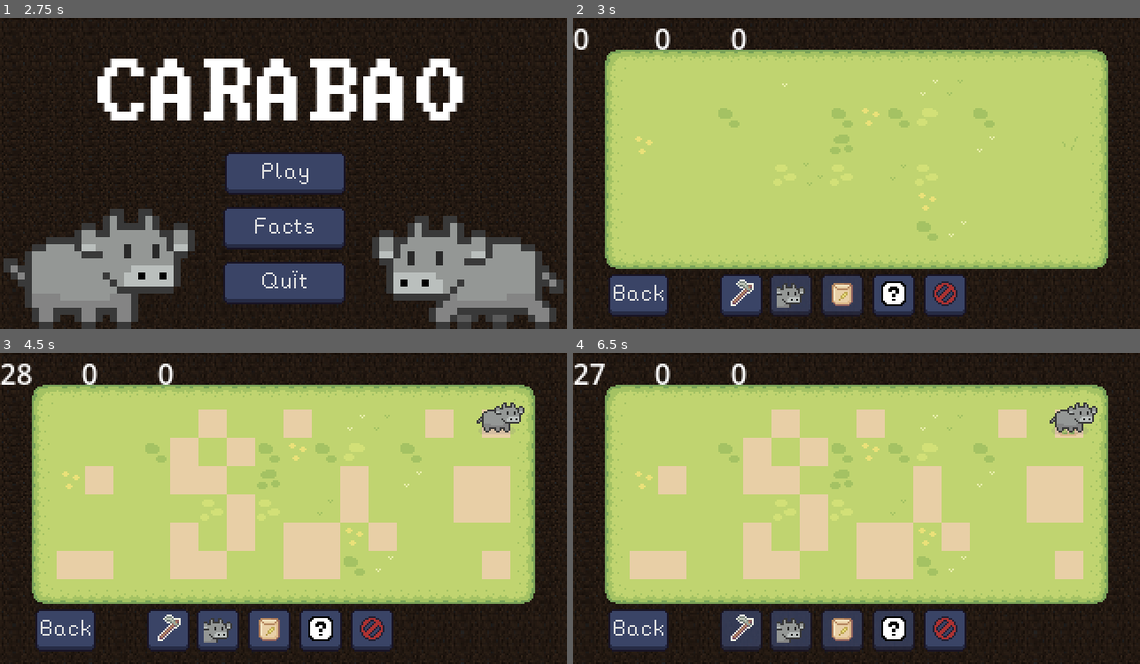
Above: before the commit, frames 1-4 (two rows, left to right).
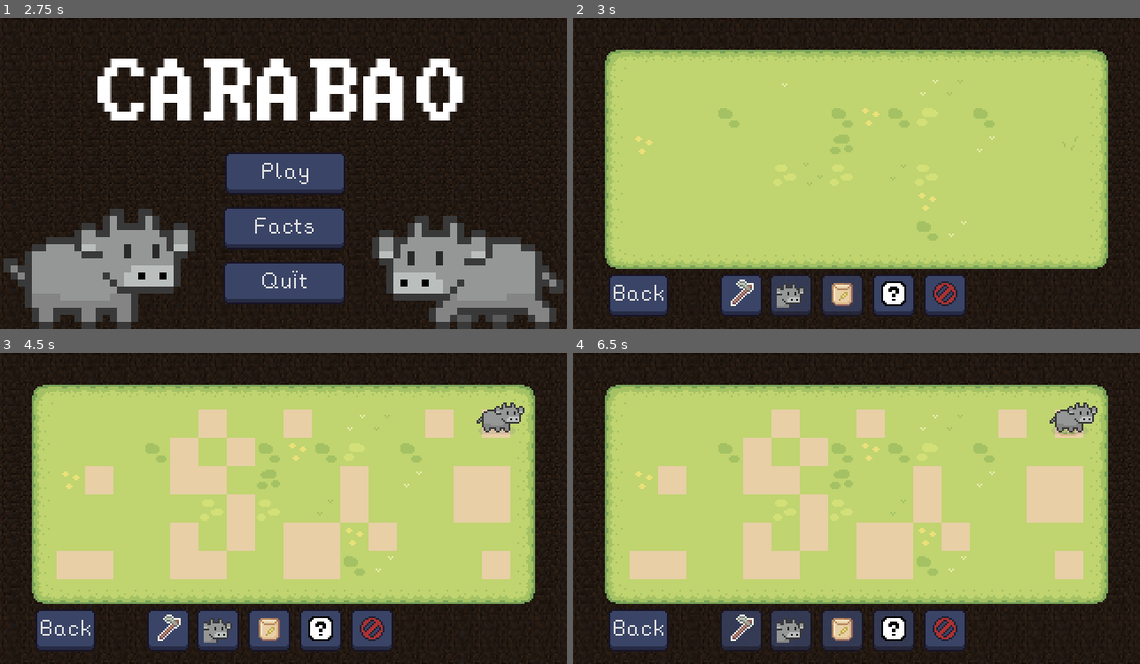
Above: after the commit, the same moments.

Repository: naixsu/CARABAO
Game: Godot game, scene res://Scenes/Menu.tscn
Same seed, same stepped clock (60 frames per second), same inputs: the game is played once before the commit and once after it.
Inputs (mouse positions are in pixels of both pictures, inside the frame that each line leads up to):
- Up to frame 1 (2.75 s): click "Facts" at 0.5 s; click (124, 67) at 1.25 s; click "Menu" at 2 s
- Up to frame 2 (3 s): click "Play" at 2.75 s
- Up to frame 3 (4.5 s): click (170, 629) at 3.5 s; click (323, 629) at 4.25 s
- Up to frame 4 (6.5 s): click (788, 629) at 5 s; click (845, 629) at 5.75 s

Frame 1 is identical in both runs. In frame 2, 0.4% of the frame differs, in the area x 0-31%, y 3-11%; in frame 3, 0.5%; in frame 4, 0.4%.

Commit message:
Carabao sounds

Diff:
--- a/Scenes/AudioManager.tscn
+++ b/Scenes/AudioManager.tscn
@@ -12,6 +12,14 @@
 [ext_resource type="AudioStream" uid="uid://d70r66bd677x" path="res://Assets/Audio/plant1.ogg" id="7_6d2pi"]
 [ext_resource type="AudioStream" uid="uid://ry2nwgfvykc3" path="res://Assets/Audio/plant2.ogg" id="8_acyf2"]
 [ext_resource type="AudioStream" uid="uid://di6xm7gvf4qwk" path="res://Assets/Audio/plant3.ogg" id="9_md7cm"]
+[ext_resource type="AudioStream" uid="uid://dfjx8iq4kmfxe" path="res://Assets/Audio/cow1.ogg" id="13_lpmrj"]
+[ext_resource type="AudioStream" uid="uid://bwlght5g1tytg" path="res://Assets/Audio/cow2.ogg" id="14_w2ssw"]
+[ext_resource type="AudioStream" uid="uid://b1mwm10pfbbhw" path="res://Assets/Audio/cow3.ogg" id="15_nkgyw"]
+[ext_resource type="AudioStream" uid="uid://5bkjct01v8qi" path="res://Assets/Audio/cow4.ogg" id="16_o3flh"]
+[ext_resource type="AudioStream" uid="uid://dm6tk8vhye3a2" path="res://Assets/Audio/step1.ogg" id="17_fkhgj"]
+[ext_resource type="AudioStream" uid="uid://dm6bem51diitm" path="res://Assets/Audio/step2.ogg" id="18_f1eny"]
+[ext_resource type="AudioStream" uid="uid://c80vmndt043os" path="res://Assets/Audio/step3.ogg" id="19_e0toj"]
+[ext_resource type="AudioStream" uid="uid://drm8f6qolghf1" path="res://Assets/Audio/step4.ogg" id="20_m0ntb"]
 
 [node name="AudioManager" type="Node"]
 script = ExtResource("1_amvtu")
@@ -63,3 +71,39 @@
 [node name="Plant3" type="AudioStreamPlayer" parent="PlantSounds"]
 stream = ExtResource("9_md7cm")
 volume_db = -10.0
+
+[node name="CowSounds" type="Node" parent="."]
+
+[node name="Cow1" type="AudioStreamPlayer" parent="CowSounds"]
+stream = ExtResource("13_lpmrj")
+volume_db = -5.0
+
+[node name="Cow2" type="AudioStreamPlayer" parent="CowSounds"]
+stream = ExtResource("14_w2ssw")
+volume_db = -10.0
+
+[node name="Cow3" type="AudioStreamPlayer" parent="CowSounds"]
+stream = ExtResource("15_nkgyw")
+volume_db = -10.0
+
+[node name="Cow4" type="AudioStreamPlayer" parent="CowSounds"]
+stream = ExtResource("16_o3flh")
+volume_db = -10.0
+
+[node name="MoveSounds" type="Node" parent="."]
+
+[node name="Move1" type="AudioStreamPlayer" parent="MoveSounds"]
+stream = ExtResource("17_fkhgj")
+volume_db = -7.075
+
+[node name="Move2" type="AudioStreamPlayer" parent="MoveSounds"]
+stream = ExtResource("18_f1eny")
+volume_db = -7.075
+
+[node name="Move3" type="AudioStreamPlayer" parent="MoveSounds"]
+stream = ExtResource("19_e0toj")
+volume_db = -7.075
+
+[node name="Move4" type="AudioStreamPlayer" parent="MoveSounds"]
+stream = ExtResource("20_m0ntb")
+volume_db = -7.075
--- a/Scenes/Main.tscn
+++ b/Scenes/Main.tscn
@@ -301,15 +301,18 @@
 [node name="CarabaoContainer" type="Node2D" parent="."]
 
 [node name="TilledCount" type="Label" parent="."]
+visible = false
 offset_right = 40.0
 offset_bottom = 23.0
 
 [node name="GrownCount" type="Label" parent="."]
+visible = false
 offset_left = 46.0
 offset_right = 86.0
 offset_bottom = 23.0
 
 [node name="HarvestCount" type="Label" parent="."]
+visible = false
 offset_left = 89.0
 offset_right = 129.0
 offset_bottom = 23.0
--- a/Scripts/AudioManager.gd
+++ b/Scripts/AudioManager.gd
@@ -6,6 +6,8 @@
 @onready var harvestSound = $HarvestSound
 @onready var clearSound = $ClearSound
 @onready var endSound = $EndSound
+@onready var cowSound = $CowSounds
+@onready var moveSound = $MoveSounds
 
 func play_sound(sound: String):
 	var stream = null
@@ -32,4 +34,14 @@
 	elif sound == "endSound":
 		stream = endSound
 
+	elif sound == "cowSound":
+		var sounds = cowSound.get_children()
+		var rand = randi() % sounds.size()
+		stream = sounds[rand]
+
+	elif sound == "moveSound":
+		var sounds = moveSound.get_children()
+		var rand = randi() % sounds.size()
+		stream = sounds[rand]
+
 	stream.play()
--- a/Scripts/TileMap.gd
+++ b/Scripts/TileMap.gd
@@ -316,6 +316,7 @@
 	#overlayTiles = []
 	#newOverlayTiles = []
 	#if currentState != State.HARVESTING:
+	AudioManager.play_sound("moveSound")
 	set_state(State.MOVING)
 	# move carabao from mainCarabao.pos to t
 	var targetPosition = map_to_local(t)
@@ -453,6 +454,7 @@
 
 	mainCarabao.position = map_to_local(pos)
 	mainCarabao.pos = pos
+	AudioManager.play_sound("cowSound")
 
 	print("Carabao moved to: ", mainCarabao.position, " : ", mainCarabao.pos)
 
Not shown, added: Assets/Audio/cow1.ogg.import
Not shown, added: Assets/Audio/cow2.ogg.import
Not shown, added: Assets/Audio/cow3.ogg.import
Not shown, added: Assets/Audio/cow4.ogg.import
Not shown, added: Assets/Audio/step1.ogg.import
Not shown, added: Assets/Audio/step2.ogg.import
Not shown, added: Assets/Audio/step3.ogg.import
Not shown, added: Assets/Audio/step4.ogg.import
Not shown: 1 places in Scenes/AudioManager.tscn that only renumber resources
Not shown, added: Assets/Audio/cow1.ogg
Not shown, added: Assets/Audio/cow2.ogg
Not shown, added: Assets/Audio/cow3.ogg
(and 5 more such lines)
